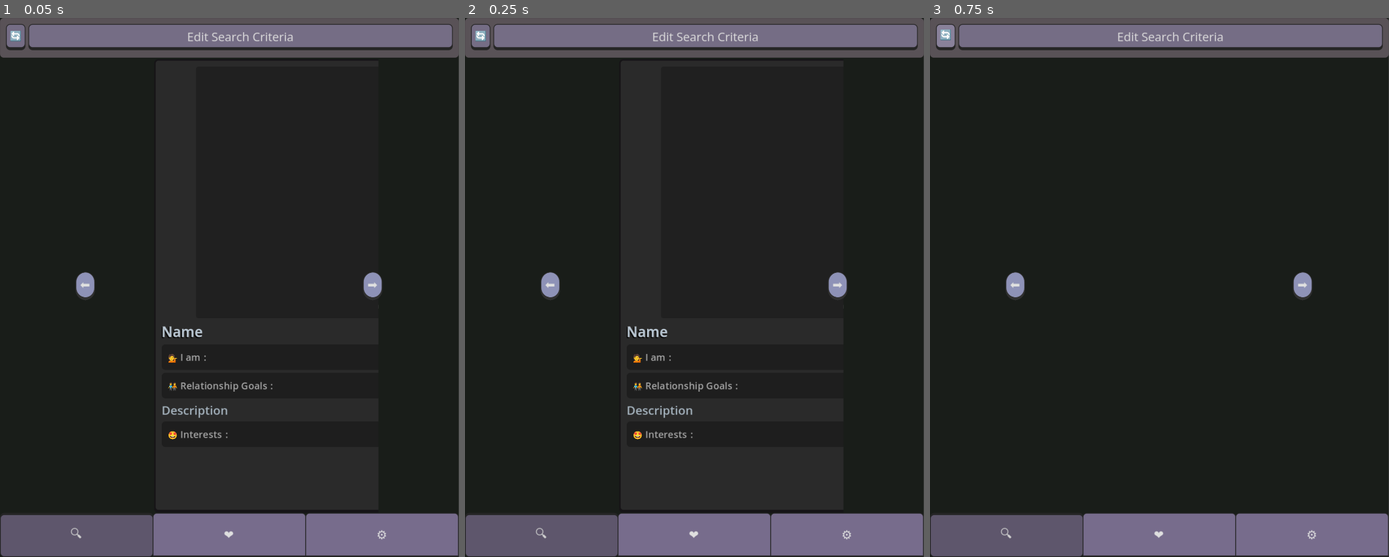
Above: before the commit, frames 1-3 (left to right).
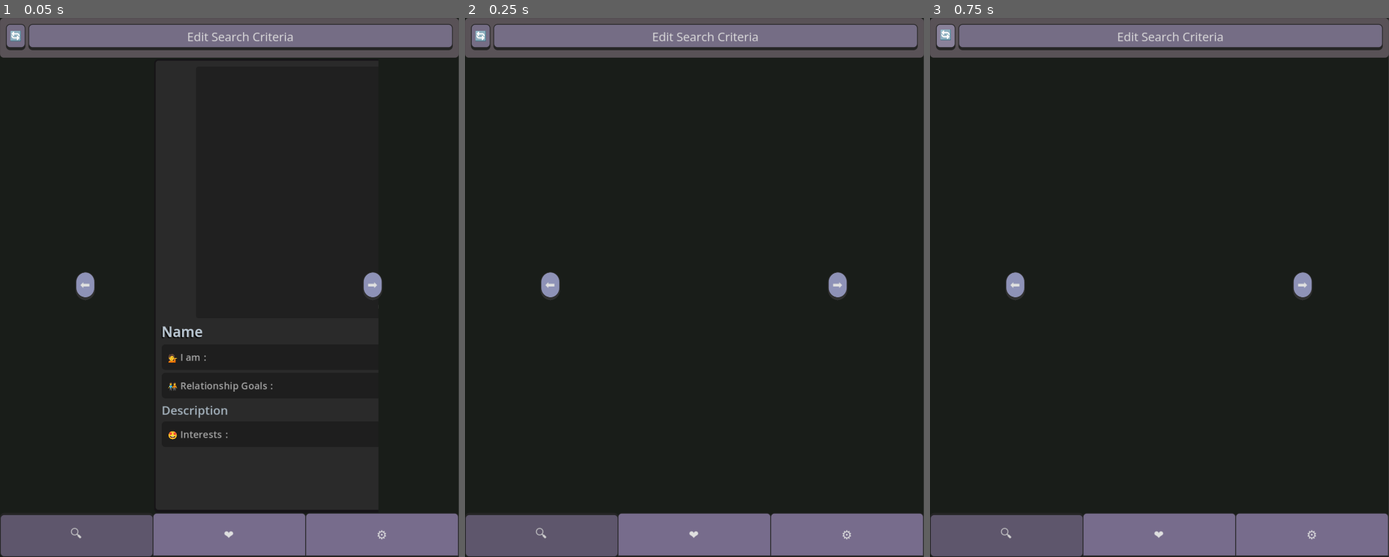
Above: after the commit, the same moments.

Repository: meet-directory/directory-app
Game: Godot game, scene res://app/main_screen/main_screen.tscn
The game is run twice, just before and just after one commit, with the same random seed, the same clock (stepped at 60 frames per second) and the same inputs. This scene is started directly instead of the project's main scene.
Inputs:
- Up to frame 1 (0.05 s): no input
- Up to frame 2 (0.25 s): no input
- Up to frame 3 (0.75 s): click "🔄" at 0.5 s

Frame 1 is identical in both runs. In frame 2, 0.6% of the frame differs, in the area x 35-60%, y 57-79%; in frame 3, nothing differs.
Error in both runs: Invalid assignment of property or key 'x' with value of type 'Nil' on a base object of type 'Vector2'. (res://app/main_screen/profile/profile_preview/profile_v…

Commit message:
show profiles on load

Diff:
--- a/app/main_screen/profile_explorer/profile_explorer.gd
+++ b/app/main_screen/profile_explorer/profile_explorer.gd
@@ -14,6 +14,8 @@
 
 func _ready() -> void:
 	selected()
+	await get_tree().create_timer(0.05).timeout
+	_refresh_search()
 	#search_param_list.hide()
 
 func _on_search_toggle_button_toggled(toggled_on: bool) -> void:
